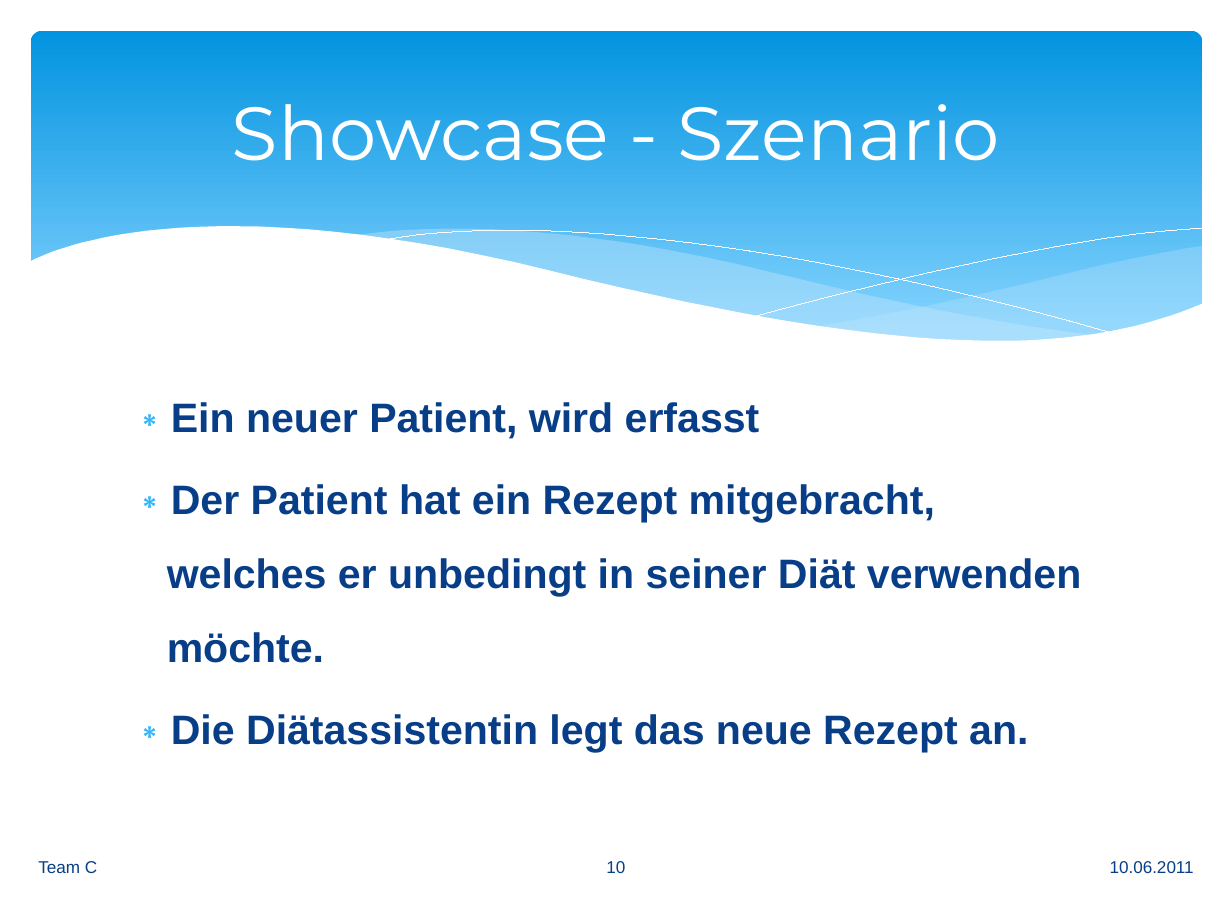
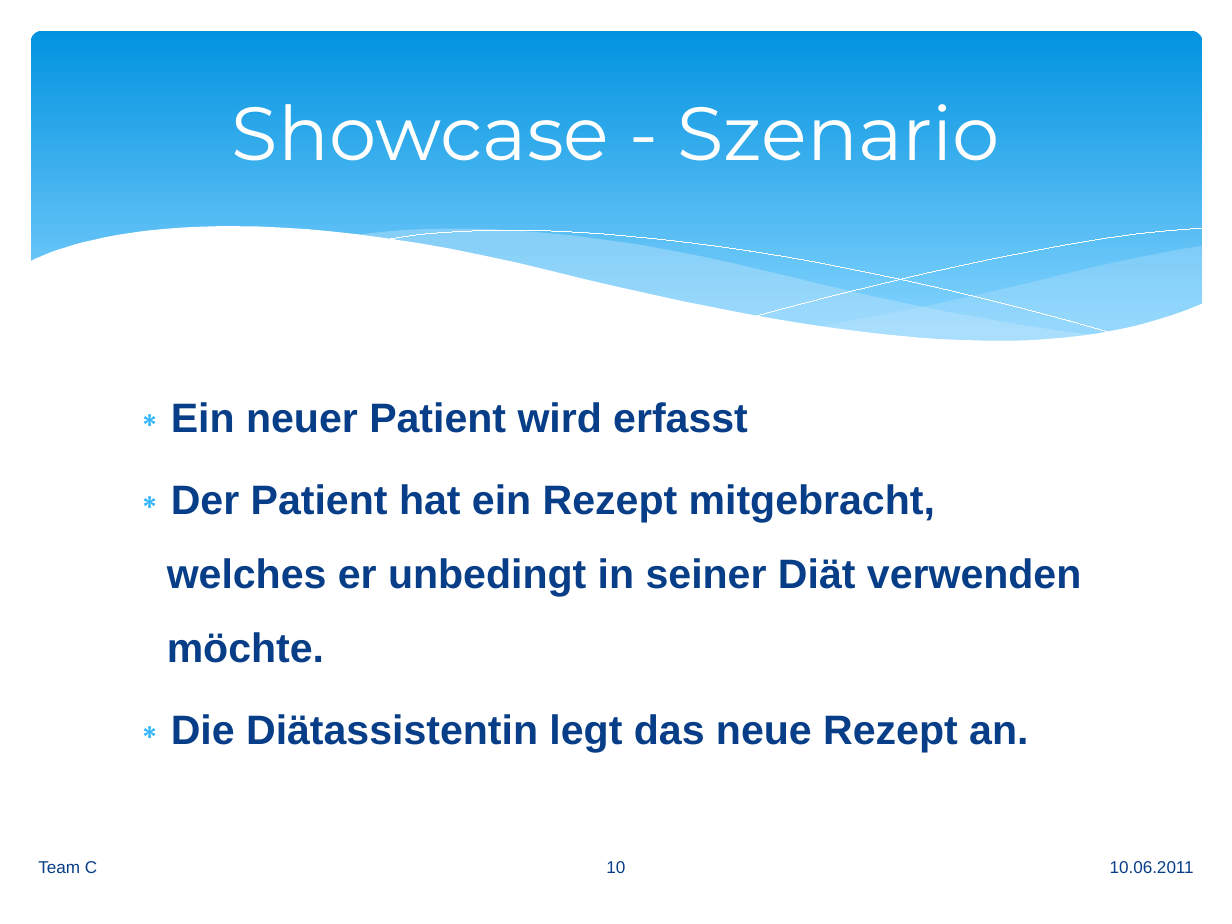
Before and after one commit to manuelTscholl/easydiet-team-c, a slide deck: slide 10 of doc/Abschluss/EasyDiet.pptx. Drawn at 1232x924 pixels with LibreOffice and Linux fonts; fonts in the diff are those of the drawing. Boxes give left, top, right and bottom in pixels: in the first picture for what was removed or moved away, otherwise in the second. Text is boxed around its words. In the diff, an @@ line names an element or a change of style, - is before the commit and + after.

```diff
--- a/doc/Abschluss/EasyDiet.pptx
+++ b/doc/Abschluss/EasyDiet.pptx
@@ text at <box>171,402,748,433</box>: text changed @@
-∗ Ein neuer Patient, wird erfasst
+∗ Ein neuer Patient wird erfasst
```
